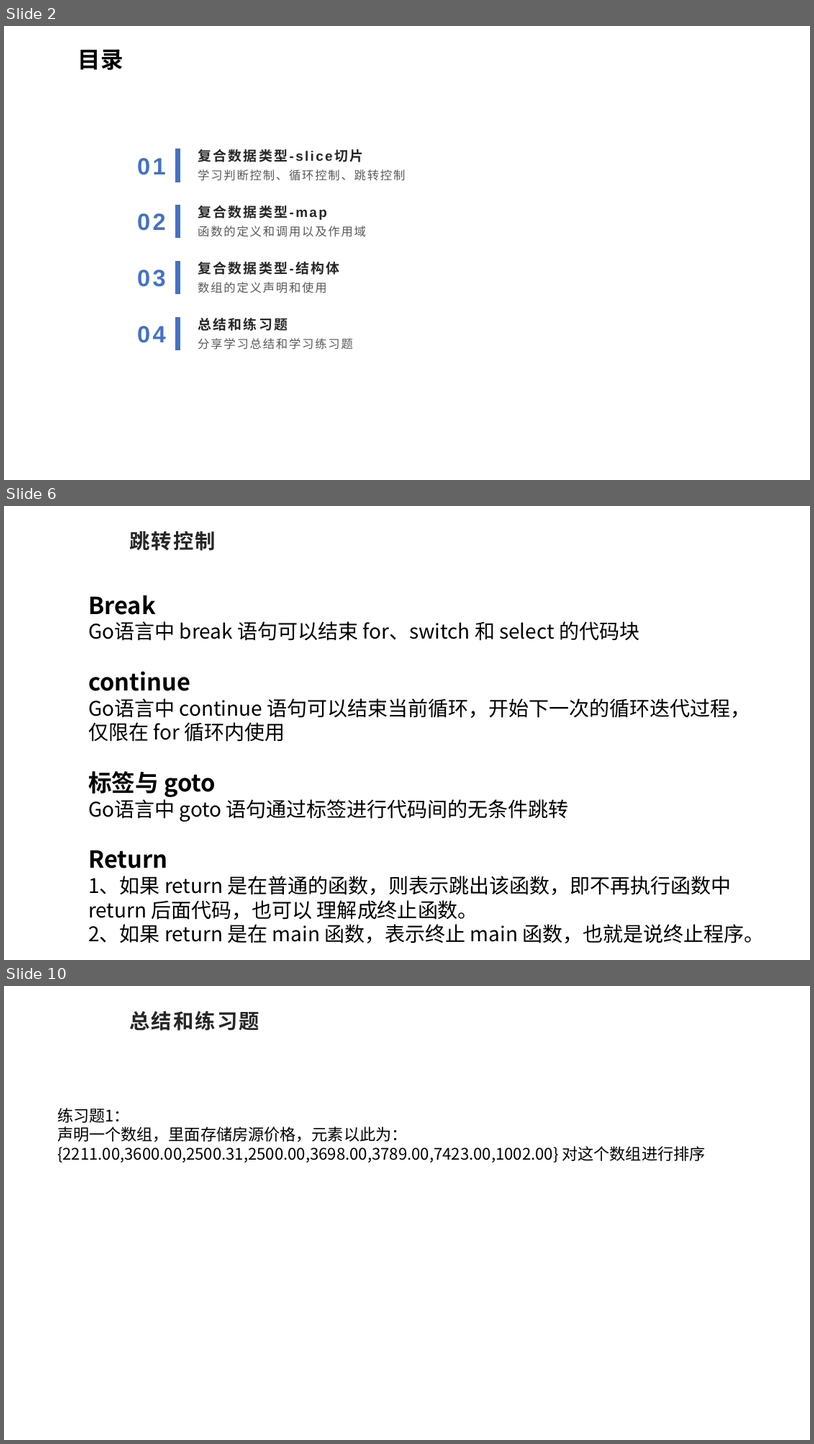
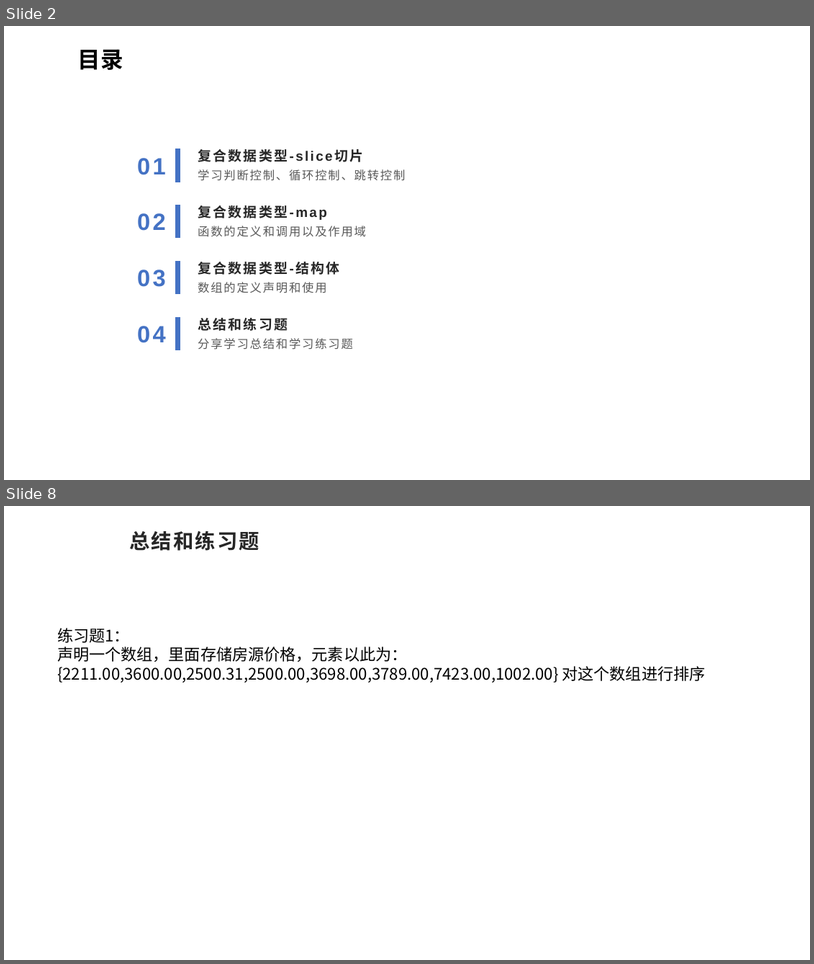
Before and after one commit to sqc157400661/better_study_for_golang, a slide deck: 04/go基础知识.pptx. Shown one above the other, each under a label of ours: slides 2, 6 and 10 before the commit, slides 2 and 8 after it; the slides between them are not shown. The pictures are 814x1444 and 814x964 pixels, drawn with LibreOffice and Linux fonts; fonts in the diff are those of the drawing; background and template pictures are left out. Boxes give left, top, right and bottom in pixels: in the first picture for what was removed or moved away, otherwise in the second. Text is boxed around its words. In the diff, an @@ line names an element or a change of style, - is before the commit and + after.

```diff
--- a/04/go基础知识.pptx
+++ b/04/go基础知识.pptx
@@ slide 6 removed at [4, 506, 810, 960], background picture (left out) @@
@@ title removed at [129, 531, 216, 551] @@
-跳转控制
@@ text removed at [88, 595, 765, 943] @@
-Break
-Go语言中 break 语句可以结束 for、switch 和 select 的代码块
-continue
-Go语言中 continue 语句可以结束当前循环，开始下一次的循环迭代过程，仅限在 for 循环内使用
-标签与 goto
-Go语言中 goto 语句通过标签进行代码间的无条件跳转
-Return
-1、如果 return 是在普通的函数，则表示跳出该函数，即不再执行函数中 return 后面代码，也可以 理解成终止函数。
-2、如果 return 是在 main 函数，表示终止 main 函数，也就是说终止程序。
@@ what was slide 10 is now slide 8 @@
```
Also in this commit, not shown: 1 slide changed, 4 slides added, 5 other slides removed, 7 other files.
